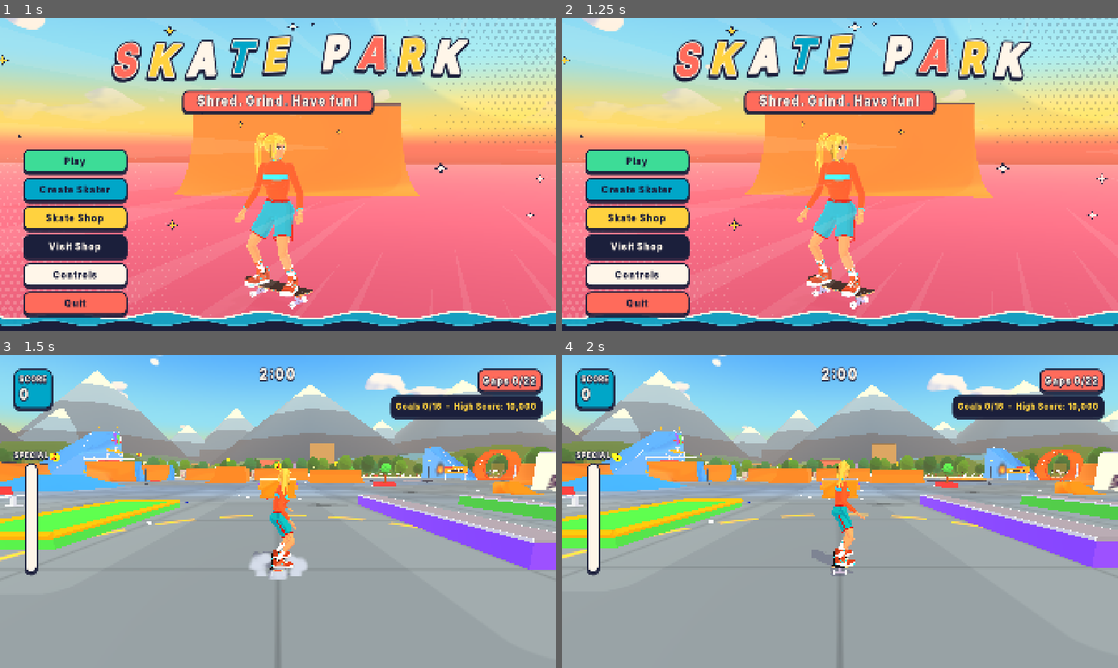
Above: before the commit, frames 1-4 (two rows, left to right).
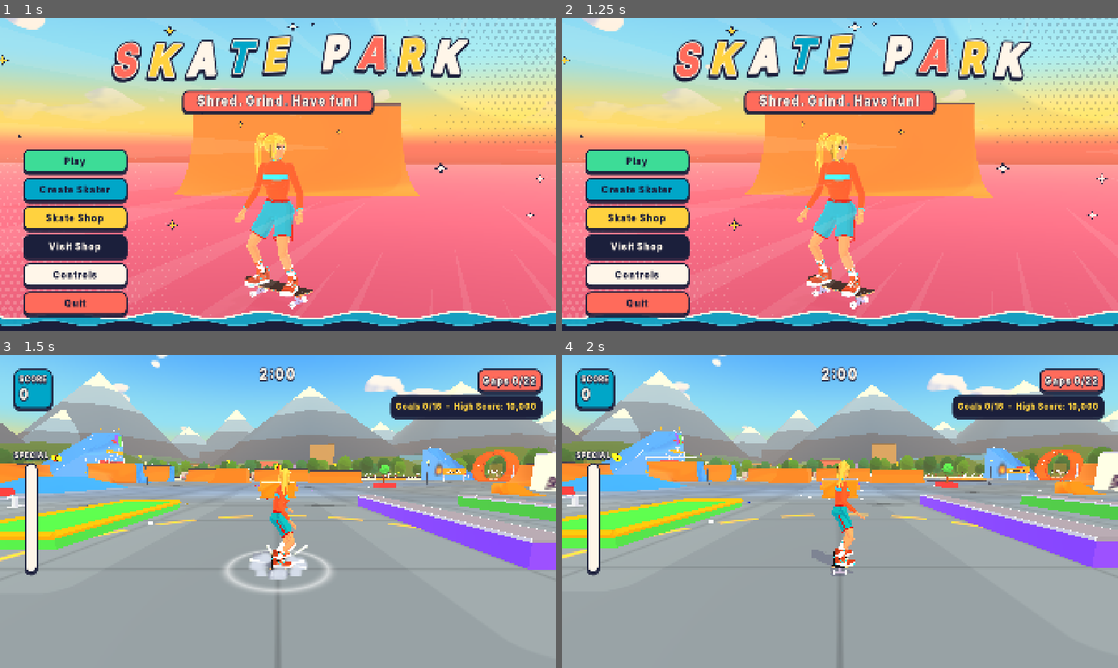
Above: after the commit, the same moments.

Repository: Proximo0/skate-park
Game: Godot game, scene res://game/ui/splash_screen.tscn
Two runs of this game, one before a commit and one after it. Both use one fixed random seed, a clock stepped at 60 frames per second and the inputs below.
Inputs (mouse positions are in pixels of both pictures, inside the frame that each line leads up to):
- Up to frame 1 (1 s): tap Enter (ui_accept) at 0.5, 0.77 s; move the mouse to (400, 158) at 0.52 s; hold D (move_right) from 0.53 s (still down); tap C (dismount) at 0.6 s; click (400, 158) at 0.67 s
- Up to frame 2 (1.25 s): keep holding D (move_right); tap Enter (ui_accept) at 1.07 s
- Up to frame 3 (1.5 s): release D (move_right) at 1.25 s; click "Play" at 1.25 s
- Up to frame 4 (2 s): no input

Frames 1-2 are identical in both runs. In frame 3, 6.4% of the frame differs, in the area x 0-100%, y 0-76%; in frame 4, nothing differs.

Commit message:
Feel: streak grind sparks, landing ring and burst with camera dip, CLEAN!/SKETCHY tags, speed streaks, tighter vert camera, bigger combo row, balance bar backplate
Co-Authored-By: Claude Opus 5.5 (1M context) <noreply@anthropic.com>
Claude-Session: https://claude.ai/code/session_01RMKNZ8eeWwfnKNQaLfHv9F

Diff:
--- a/game/camera/skate_camera.gd
+++ b/game/camera/skate_camera.gd
@@ -8,8 +8,8 @@
 
 const DISTANCE := 3.5  ## m behind the skater on the ground (was 4.5: the skater read ~100 px tall at 720p)
 const HEIGHT := 1.45  ## m above the skater: a lower, flatter angle shows the ground rushing past
-const VERT_DISTANCE := 6.0  ## air above a ramp lip or on a wall: still farther and higher so the landing stays in frame
-const VERT_HEIGHT := 3.0
+const VERT_DISTANCE := 5.0  ## air above a ramp lip or on a wall: still farther and higher so the landing stays in frame
+const VERT_HEIGHT := 2.5
 const LOOK_HEIGHT := 0.9
 const LOOK_AHEAD_FACTOR := 0.12  ## seconds of velocity projected ahead of the look point
 const LOOK_AHEAD_MAX := 1.5
@@ -29,6 +29,9 @@
 const FOV_CURVE := 1.6  ## > 1: subtle at cruise, stronger toward top speed
 const PUSH_DISTANCE := 0.9  ## extra m the camera trails behind at FOV_SPEED_HI (it eases back, so speed feels like a drag)
 const FOV_RATE := 4.0
+const PUNCH_TIME := 0.12  ## s: the landing dip and FOV punch, one short hit with no lingering shake
+const PUNCH_FOV := 4.0  ## degrees of extra FOV at the start of a landing punch
+const PUNCH_DIP := 0.14  ## m the camera drops at the start of a landing punch
 const RAY_UP := 1.0
 const RAY_DOWN := 40.0
 const WORLD_MASK := 1
@@ -43,6 +46,8 @@
 var _look: Vector3 = Vector3.ZERO
 var _fov: float = FOV_BASE
 var _push: float = 0.0
+var _punch: float = 0.0  ## 1 at the landing, decays to 0 over PUNCH_TIME
+var _punch_target: Skater
 
 
 static func yaw_from_facing(facing: Vector3) -> float:
@@ -112,6 +117,10 @@
 func _physics_process(delta: float) -> void:
 	if target == null or not is_instance_valid(target):
 		return
+	if _punch_target != target:
+		_punch_target = target
+		target.landed.connect(_on_landed)
+	_punch = maxf(_punch - delta / PUNCH_TIME, 0.0)
 	var grinding: bool = target.state.state == SkateState.State.GRIND
 	var bailing: bool = target.state.state == SkateState.State.BAIL
 	var steep: bool = target.board_up.y < 0.5 and not grinding
@@ -151,10 +160,16 @@
 	_look = damp_vec(_look, goal_look, LOOK_RATE, delta)
 	_fov = damp(_fov, fov_for_speed(target.speed), FOV_RATE, delta)
 
-	global_position = _cam_pos
-	fov = _fov
+	var hit: float = _punch * _punch
+	global_position = _cam_pos + Vector3.DOWN * PUNCH_DIP * hit
+	fov = _fov + PUNCH_FOV * hit
 	if not _cam_pos.is_equal_approx(_look):
 		look_at(_look, Vector3.UP)
+
+
+func _on_landed(result: String) -> void:
+	if result != "bail":
+		_punch = 1.0 if result == "clean" else 0.7
 
 
 ## Keeps the camera above the ground under it and out of walls between it and the look point.
--- a/game/fx/skate_fx.gd
+++ b/game/fx/skate_fx.gd
@@ -5,7 +5,11 @@
 ## bind(skater) makes this node a child of the skater. Board effects are placed each frame in the skater's
 ## Visual frame (-Z travel, +Y board up); the landing puff is placed once where it starts.
 
-const SPARK_MAX: int = 24
+const SPARK_MAX: int = 30
+const SPARK_LIFE: float = 0.24
+const RING_TIME: float = 0.38
+const RING_RADIUS: float = 1.7  ## m the landing ring grows to
+const BURST_COUNT: int = 12
 const SPARK_STEP_SPEED: float = 3.0  ## sparks come in steps of 6 as speed rises past each multiple of this
 const TRAIL_AMOUNT: int = 26
 const PUFF_RING_COUNT: int = 8
@@ -36,6 +40,12 @@
 var _stars_root: Node3D
 var _stars: Array[MeshInstance3D] = []
 var _sparks_amount: int = 0
+var _ring: MeshInstance3D
+var _ring_mat: StandardMaterial3D
+var _ring_t: float = 99.0
+var _ring_scale: float = 1.0
+var _burst: CPUParticles3D
+var _streaks: SpeedStreaks
 var _orbit_t: float = 0.0
 var _star_pop: float = 0.0
 
@@ -61,15 +71,32 @@
 	var dot: Texture2D = _dot_texture()
 	var particle_mat: StandardMaterial3D = _material(dot, BaseMaterial3D.BILLBOARD_PARTICLES, Color.WHITE, true)
 
-	_sparks = _emitter("GrindSparks", _quad(Vector2(0.07, 0.07)),
-		_material(null, BaseMaterial3D.BILLBOARD_PARTICLES, Color.WHITE, true), SPARK_MAX, 0.45)
+	var streak_mat: StandardMaterial3D = _material(_streak_texture(), BaseMaterial3D.BILLBOARD_DISABLED, Color.WHITE, true)
+	streak_mat.blend_mode = BaseMaterial3D.BLEND_MODE_ADD
+	var streak_mesh: ArrayMesh = _streak_mesh(0.05, 0.34)
+	_sparks = _emitter("GrindSparks", streak_mesh, streak_mat, SPARK_MAX, SPARK_LIFE)
+	_sparks.particle_flag_align_y = true  ## the streak lies along its velocity
 	_sparks.emission_shape = CPUParticles3D.EMISSION_SHAPE_BOX
-	_sparks.emission_box_extents = Vector3(0.08, 0.01, 0.3)
-	_sparks.direction = Vector3(0.0, 0.6, 1.0)  ## visual +Z is behind the skater
-	_sparks.spread = 22.0
-	_sparks.gravity = Vector3(0.0, -9.0, 0.0)
+	_sparks.emission_box_extents = Vector3(0.04, 0.01, 0.26)  ## spread along the board: both truck contact points
+	_sparks.direction = Vector3(0.0, 0.5, 1.0)  ## visual +Z is behind the skater
+	_sparks.spread = 28.0
+	_sparks.gravity = Vector3(0.0, -12.0, 0.0)
 	_sparks.color_ramp = _gradient(
-		PackedColorArray([Color(1.0, 1.0, 0.6, 1.0), Color(1.0, 0.6, 0.1, 1.0), Color(1.0, 0.4, 0.05, 0.0)]),
+		PackedColorArray([Color(1.0, 1.0, 0.85, 1.0), Color(1.0, 0.75, 0.25, 0.9), Color(1.0, 0.45, 0.1, 0.0)]),
+		PackedFloat32Array([0.0, 0.45, 1.0]))
+
+	_burst = _emitter("LandBurst", streak_mesh, streak_mat, BURST_COUNT, 0.3)
+	remove_child(_burst)
+	_burst.one_shot = true
+	_burst.explosiveness = 1.0
+	_burst.particle_flag_align_y = true
+	_burst.direction = Vector3.UP
+	_burst.spread = 75.0
+	_burst.initial_velocity_min = 2.5
+	_burst.initial_velocity_max = 4.5
+	_burst.gravity = Vector3(0.0, -9.0, 0.0)
+	_burst.color_ramp = _gradient(
+		PackedColorArray([Color(1.0, 1.0, 0.9, 1.0), Color(1.0, 0.9, 0.4, 0.8), Color(1.0, 0.8, 0.3, 0.0)]),
 		PackedFloat32Array([0.0, 0.5, 1.0]))
 
 	_trail = _emitter("SpecialTrail", _quad(Vector2(0.14, 0.14)), particle_mat, TRAIL_AMOUNT, 0.55)
@@ -106,6 +133,22 @@
 		_puff_root.add_child(p)
 		_puffs.append(p)
 
+	_puff_root.add_child(_burst)
+	_ring_mat = _material(_ring_texture(), BaseMaterial3D.BILLBOARD_DISABLED, Color.WHITE, false)
+	_ring = MeshInstance3D.new()
+	_ring.name = "LandRing"
+	_ring.mesh = _quad(Vector2(2.0, 2.0))
+	(_ring.mesh as QuadMesh).material = _ring_mat
+	_ring.rotation.x = -PI * 0.5
+	_ring.position = Vector3(0.0, 0.03, 0.0)
+	_ring.cast_shadow = GeometryInstance3D.SHADOW_CASTING_SETTING_OFF
+	_ring.visible = false
+	_puff_root.add_child(_ring)
+	_streaks = SpeedStreaks.new()
+	_streaks.name = "SpeedStreaks"
+	_streaks.skater = _skater
+	add_child(_streaks)
+
 	_stars_root = Node3D.new()
 	_stars_root.name = "BailStars"
 	_stars_root.top_level = true
@@ -134,6 +177,20 @@
 	_update_sparks(frame, st)
 	_update_trail(frame, st)
 	_update_stars(frame, st, delta)
+	_update_ring(delta)
+
+
+func _update_ring(delta: float) -> void:
+	if _ring_t > RING_TIME:
+		_ring.visible = false
+		return
+	_ring_t += delta
+	var k: float = clampf(_ring_t / RING_TIME, 0.0, 1.0)
+	var grow: float = 1.0 - pow(1.0 - k, 3.0)
+	_ring.visible = true
+	_ring.scale = Vector3.ONE * lerpf(0.25, RING_RADIUS * _ring_scale, grow)
+	var a: float = 1.0 - k
+	_ring_mat.albedo_color = Color(_ring_mat.albedo_color.r, _ring_mat.albedo_color.g, _ring_mat.albedo_color.b, a * a)
 
 
 func _update_sparks(frame: Transform3D, st: SkateState.State) -> void:
@@ -143,8 +200,8 @@
 	if want != _sparks_amount:
 		_sparks_amount = want
 		_sparks.amount = want
-	_sparks.initial_velocity_min = 1.5 + 0.3 * spd
-	_sparks.initial_velocity_max = 2.5 + 0.5 * spd
+	_sparks.initial_velocity_min = 2.0 + 0.3 * spd
+	_sparks.initial_velocity_max = 3.5 + 0.5 * spd
 	_sparks.emitting = st == SkateState.State.GRIND and spd > 0.5
 
 
@@ -174,7 +231,7 @@
 	_orbit_t = 0.0
 
 
-## Soft white dust ring at the feet. Clean landings give a bright puff, sketchy ones a greyer, denser one.
+## Soft white dust ring at the feet plus an expanding ground ring and a star burst of streaks. Clean landings give a bright puff, sketchy ones a greyer, denser one.
 func _on_landed(result: String) -> void:
 	if not _built or _skater == null or result == "bail":
 		return
@@ -188,11 +245,21 @@
 		p.color = col
 		p.emitting = false
 		p.emitting = true
-
-
-func _emitter(node_name: String, mesh: PrimitiveMesh, mat: StandardMaterial3D, amount: int,
+	_ring_t = 0.0
+	_ring_scale = 1.0 if clean else 0.7
+	var ring_col: Color = Color(1.0, 1.0, 1.0) if clean else Color(1.0, 0.8, 0.45)
+	_ring_mat.albedo_color = ring_col
+	_burst.amount = BURST_COUNT if clean else 7
+	_burst.emitting = false
+	_burst.emitting = true
+
+
+func _emitter(node_name: String, mesh: Mesh, mat: StandardMaterial3D, amount: int,
 		lifetime: float) -> CPUParticles3D:
-	mesh.material = mat
+	if mesh is PrimitiveMesh:
+		(mesh as PrimitiveMesh).material = mat
+	else:
+		mesh.surface_set_material(0, mat)
 	var p := CPUParticles3D.new()
 	p.name = node_name
 	p.mesh = mesh
@@ -225,6 +292,50 @@
 	m.vertex_color_use_as_albedo = vertex_tint
 	m.albedo_color = tint
 	return m
+
+
+## Streak texture: a bright head at the top (the velocity end) tapering to nothing, soft at the sides.
+func _streak_texture() -> ImageTexture:
+	var w: int = 16
+	var h: int = 64
+	var img: Image = Image.create(w, h, false, Image.FORMAT_RGBA8)
+	for y in range(h):
+		var along: float = float(y) / float(h - 1)  ## 0 head, 1 tail
+		var taper: float = pow(1.0 - along, 1.6)
+		for x in range(w):
+			var across: float = 1.0 - absf((float(x) + 0.5) / float(w) * 2.0 - 1.0)
+			var a: float = clampf(taper * pow(across, 0.8) * 1.4, 0.0, 1.0)
+			img.set_pixel(x, y, Color(1, 1, 1, a))
+	return ImageTexture.create_from_image(img)
+
+
+## Soft ring on a transparent square: bright thin band at ~80 percent of the radius.
+func _ring_texture() -> ImageTexture:
+	var n: int = 128
+	var img: Image = Image.create(n, n, false, Image.FORMAT_RGBA8)
+	for y in range(n):
+		for x in range(n):
+			var r: float = Vector2(float(x) + 0.5 - n * 0.5, float(y) + 0.5 - n * 0.5).length() / (n * 0.5)
+			var a: float = clampf(1.0 - absf(r - 0.78) / 0.16, 0.0, 1.0)
+			img.set_pixel(x, y, Color(1, 1, 1, a * a))
+	return ImageTexture.create_from_image(img)
+
+
+## Two crossed quads along Y so a velocity-aligned streak reads from any side. UV v=0 is the head (+Y).
+func _streak_mesh(width: float, length: float) -> ArrayMesh:
+	var st := SurfaceTool.new()
+	st.begin(Mesh.PRIMITIVE_TRIANGLES)
+	for plane in range(2):
+		var side: Vector3 = Vector3.RIGHT if plane == 0 else Vector3.BACK
+		var hw: float = width * 0.5
+		var hl: float = length * 0.5
+		var corners: Array[Vector3] = [-side * hw + Vector3.UP * hl, side * hw + Vector3.UP * hl,
+			side * hw - Vector3.UP * hl, -side * hw - Vector3.UP * hl]
+		var uvs: Array[Vector2] = [Vector2(0, 0), Vector2(1, 0), Vector2(1, 1), Vector2(0, 1)]
+		for i in [0, 1, 2, 0, 2, 3]:
+			st.set_uv(uvs[i])
+			st.add_vertex(corners[i])
+	return st.commit()
 
 
 ## Soft round dot: white centre fading to transparent at the edge.
--- /dev/null
+++ b/game/fx/speed_streaks.gd
@@ -0,0 +1,82 @@
+class_name SpeedStreaks
+extends CanvasLayer
+## Camera-attached speed lines: thin radial streaks that rush outward at the screen edges, fading in above
+## FADE_LO m/s. Drawn by one canvas shader on a full-screen rect, below the HUD. Subtle, no shake.
+
+const FADE_LO: float = 12.0
+const FADE_HI: float = 24.0
+const MAX_ALPHA: float = 0.55
+
+const SHADER_CODE: String = """
+shader_type canvas_item;
+uniform float intensity = 0.0;
+uniform float aspect = 1.78;
+uniform float scroll = 0.0;
+float hash(float n) { return fract(sin(n * 127.1) * 43758.5453); }
+void fragment() {
+	vec2 p = (UV - 0.5) * vec2(aspect, 1.0);
+	float r = length(p) / (0.5 * sqrt(aspect * aspect + 1.0));
+	float ang = atan(p.y, p.x);
+	float cells = 90.0;
+	float f = (ang / 6.2831853 + 0.5) * cells;
+	float id = floor(f);
+	float d = abs(fract(f) - 0.5);
+	float h = hash(id);
+	float width = 0.05 + 0.08 * hash(id + 7.0);
+	float line = smoothstep(width, 0.0, d);
+	float phase = fract(scroll * (0.8 + h) + h * 5.0);
+	float s = fract(r * 1.3 - phase);
+	float seg = smoothstep(0.0, 0.08, s) * (1.0 - smoothstep(0.08, 0.3, s));
+	float edge = smoothstep(0.42, 0.85, r);
+	float on = step(0.45, hash(id + 3.0));
+	COLOR = vec4(1.0, 1.0, 1.0, line * seg * edge * on * intensity);
+}
+"""
+
+var skater: Skater
+
+var _rect: ColorRect
+var _mat: ShaderMaterial
+var _scroll: float = 0.0
+var _level: float = 0.0
+
+
+## 0 below FADE_LO, 1 at FADE_HI and above; smooth in between.
+static func level_for_speed(speed: float) -> float:
+	return smoothstep(FADE_LO, FADE_HI, speed)
+
+
+func _init() -> void:
+	layer = 5
+
+
+func _ready() -> void:
+	var sh := Shader.new()
+	sh.code = SHADER_CODE
+	_mat = ShaderMaterial.new()
+	_mat.shader = sh
+	_rect = ColorRect.new()
+	_rect.set_anchors_preset(Control.PRESET_FULL_RECT)
+	_rect.mouse_filter = Control.MOUSE_FILTER_IGNORE
+	_rect.material = _mat
+	_rect.visible = false
+	add_child(_rect)
+
+
+func _process(delta: float) -> void:
+	if _rect == null:
+		return
+	var goal: float = 0.0
+	if skater != null and is_instance_valid(skater):
+		var st: SkateState.State = skater.state.state
+		if st != SkateState.State.WALK and st != SkateState.State.BAIL:
+			goal = level_for_speed(skater.speed)
+	_level = SkateCamera.damp(_level, goal, 4.0, delta)
+	_rect.visible = _level > 0.01
+	if not _rect.visible:
+		return
+	_scroll += delta * (1.0 + _level * 1.5)
+	var vp: Vector2 = get_viewport().get_visible_rect().size
+	_mat.set_shader_parameter("intensity", _level * MAX_ALPHA)
+	_mat.set_shader_parameter("aspect", vp.x / maxf(vp.y, 1.0))
+	_mat.set_shader_parameter("scroll", _scroll)
--- a/game/ui/hud.gd
+++ b/game/ui/hud.gd
@@ -8,7 +8,11 @@
 const COUNT_RATE: float = 3.0  ## exponential approach speed of the score count-up, per second
 const FLOAT_RISE: float = 110.0
 const FLOAT_TIME: float = 1.3
-const TRICK_HOLD: float = 0.9
+const TRICK_HOLD: float = 0.9  ## s the big trick text stays after landing (it holds while still airborne)
+const COMBO_TRICK_SIZE: int = 45  ## combo row, 25 percent bigger than SIZE_BODY / SIZE_BIG
+const COMBO_PTS_SIZE: int = 68
+const LAND_TAG_CLEAN: Color = Color(0.35, 0.95, 1.0)
+const LAND_TAG_SKETCHY: Color = Color(1.0, 0.55, 0.2)
 const BANNER_HOLD: float = 2.2
 const SPECIAL_W: int = 44
 const SPECIAL_H: int = 380
@@ -16,7 +20,7 @@
 const BAL_H: int = 40
 const BAL_TALL_W: int = 40
 const BAL_TALL_H: int = 320
-const BAL_HORIZ_Y: float = 0.36  ## screen height fraction for the horizontal balance meter
+const BAL_HORIZ_Y: float = 0.15  ## screen height fraction for the horizontal balance meter
 const BAL_MANUAL_X: float = 300.0  ## pixels right of centre for the manual (vertical) meter
 const TRICK_Y: float = 0.255
 const FLOAT_Y: float = 0.78
@@ -40,7 +44,8 @@
 var _fill_style: StyleBoxFlat
 var _special_glow: Panel
 var _special_title: Label
-var _bal_box: VBoxContainer
+var _bal_box: PanelContainer
+var _bal_col: VBoxContainer
 var _bal_title: Label
 var _bal_view: HudBalanceView
 var _trick_pop: AnimeText
@@ -50,6 +55,10 @@
 var _banner_tween: Tween
 var _banner_queue: PackedStringArray = PackedStringArray()
 var _banner_busy: bool = false
+var _trick_hold_left: float = 0.0
+var _trick_shown: bool = false
+var _land_result: String = "clean"
+var _land_points: int = -1
 
 
 ## Balance meter drawn in code: a track, a sweet-spot band, a centre tick and a needle.
@@ -133,6 +142,8 @@
 		s.trick_started.connect(_on_trick_started)
 	if not s.combo_landed.is_connected(_on_combo_landed):
 		s.combo_landed.connect(_on_combo_landed)
+	if not s.landed.is_connected(_on_landed):
+		s.landed.connect(_on_landed)
 	if not s.combo_bailed.is_connected(_on_combo_bailed):
 		s.combo_bailed.connect(_on_combo_bailed)
 	if not s.gap_hit.is_connected(_on_gap_hit):
@@ -144,6 +155,8 @@
 		s.trick_started.disconnect(_on_trick_started)
 	if s.combo_landed.is_connected(_on_combo_landed):
 		s.combo_landed.disconnect(_on_combo_landed)
+	if s.landed.is_connected(_on_landed):
+		s.landed.disconnect(_on_landed)
 	if s.combo_bailed.is_connected(_on_combo_bailed):
 		s.combo_bailed.disconnect(_on_combo_bailed)
 	if s.gap_hit.is_connected(_on_gap_hit):
@@ -202,6 +215,24 @@
 	_update_combo(combo)
 	_update_special()
 	_update_balance()
+	_update_trick_hold(delta)
+
+
+## The big trick text holds while the skater is still in the air, then fades TRICK_HOLD after touchdown.
+func _update_trick_hold(delta: float) -> void:
+	if not _trick_shown:
+		return
+	var airborne: bool = _skater.state.state == SkateState.State.AIR
+	if airborne:
+		_trick_hold_left = TRICK_HOLD
+		return
+	_trick_hold_left -= delta
+	if _trick_hold_left <= 0.0:
+		_trick_shown = false
+		if _trick_tween != null and _trick_tween.is_valid():
+			_trick_tween.kill()
+		_trick_tween = create_tween()
+		_trick_tween.tween_property(_trick_pop, "modulate:a", 0.0, 0.35)
 
 
 func _update_combo(combo: Combo) -> void:
@@ -335,10 +366,10 @@
 	_anchor_bottom_centre(_combo_box)
 	_combo_box.visible = false
 	_root.add_child(_combo_box)
-	_combo_trick = UiStyle.label("", UiStyle.SIZE_BODY, UiStyle.WHITE)
+	_combo_trick = UiStyle.label("", COMBO_TRICK_SIZE, UiStyle.WHITE)
 	_combo_trick.horizontal_alignment = HORIZONTAL_ALIGNMENT_CENTER
 	_combo_box.add_child(_combo_trick)
-	_combo_pts = AnimeText.new("", UiStyle.SIZE_BIG, UiStyle.SUNSHINE)
+	_combo_pts = AnimeText.new("", COMBO_PTS_SIZE, UiStyle.SUNSHINE)
 	_combo_pts.impact_lines = false
 	_combo_pts.size_flags_horizontal = Control.SIZE_SHRINK_CENTER
 	_combo_box.add_child(_combo_pts)
@@ -401,18 +432,22 @@
 
 
 func _build_balance() -> void:
-	_bal_box = VBoxContainer.new()
-	_bal_box.add_theme_constant_override("separation", 6)
+	_bal_box = PanelContainer.new()  ## dark backplate so scenery text never shows through the meter
+	_bal_box.theme_type_variation = SkateThemeBuilder.PNL_NAVY
 	_bal_box.mouse_filter = Control.MOUSE_FILTER_IGNORE
 	_bal_box.visible = false
 	_root.add_child(_bal_box)
+	_bal_col = VBoxContainer.new()
+	_bal_col.add_theme_constant_override("separation", 6)
+	_bal_col.mouse_filter = Control.MOUSE_FILTER_IGNORE
+	_bal_box.add_child(_bal_col)
 	_bal_title = UiStyle.label("BALANCE", UiStyle.SIZE_SMALL, UiStyle.WHITE)
 	_bal_title.horizontal_alignment = HORIZONTAL_ALIGNMENT_CENTER
-	_bal_box.add_child(_bal_title)
+	_bal_col.add_child(_bal_title)
 	_bal_view = HudBalanceView.new()
 	_bal_view.mouse_filter = Control.MOUSE_FILTER_IGNORE
 	_bal_view.size_flags_horizontal = Control.SIZE_SHRINK_CENTER
-	_bal_box.add_child(_bal_view)
+	_bal_col.add_child(_bal_view)
 	_apply_balance_layout(false)
 
 
@@ -444,8 +479,48 @@
 	_pop_trick(str(trick.get("name", "")))
 
 
+## combo_landed and the skater's landed signal fire in the same frame in either order, so both are folded
+## together once the frame's emits are done.
 func _on_combo_landed(points: int, _text: String) -> void:
-	_spawn_float("+%s!" % format_points(points), UiStyle.LIME, false, UiStyle.SIZE_TITLE)
+	_land_points = points
+	_flush_landing.call_deferred()
+
+
+func _on_landed(result: String) -> void:
+	_land_result = result
+
+
+func _flush_landing() -> void:
+	if _land_points < 0:
+		return
+	var pts: int = _land_points
+	_land_points = -1
+	var sketchy: bool = _land_result == "sketchy"
+	_land_result = "clean"
+	var size: int = land_size(pts)
+	_spawn_float("+%s!" % format_points(pts), LAND_TAG_SKETCHY if sketchy else UiStyle.LIME, false, size)
+	_spawn_tag("SKETCHY" if sketchy else "CLEAN!", LAND_TAG_SKETCHY if sketchy else LAND_TAG_CLEAN, sketchy)
+
+
+## Font size of the +N! pop: grows with the combo, from SIZE_BIG up to 1.5 x SIZE_TITLE.
+static func land_size(points: int) -> int:
+	var t: float = clampf(float(points) / 3000.0, 0.0, 1.0)
+	return int(lerpf(float(UiStyle.SIZE_BIG) * 1.1, float(UiStyle.SIZE_TITLE) * 1.4, t))
+
+
+## A small CLEAN! / SKETCHY tag that pops above the points and fades.
+func _spawn_tag(text: String, color: Color, wobble: bool) -> void:
+	var lbl: AnimeText = AnimeText.new(text, UiStyle.SIZE_BODY, color)
+	lbl.tilt_degrees = 6.0 if wobble else -6.0
+	lbl.impact_lines = false
+	_anchor_point(lbl, 0.5, FLOAT_Y - 0.09)
+	_fx.add_child(lbl)
+	lbl.pop(text)
+	var move := lbl.create_tween().set_parallel(true)
+	move.tween_property(lbl, "offset_top", -FLOAT_RISE * 0.6, FLOAT_TIME).set_trans(Tween.TRANS_QUAD).set_ease(Tween.EASE_OUT)
+	move.tween_property(lbl, "offset_bottom", -FLOAT_RISE * 0.6, FLOAT_TIME).set_trans(Tween.TRANS_QUAD).set_ease(Tween.EASE_OUT)
+	move.tween_property(lbl, "modulate:a", 0.0, FLOAT_TIME * 0.5).set_delay(FLOAT_TIME * 0.5)
+	move.finished.connect(lbl.queue_free)
 
 
 func _on_combo_bailed(_text: String) -> void:
@@ -461,15 +536,15 @@
 	if _trick_tween != null and _trick_tween.is_valid():
 		_trick_tween.kill()
 	_trick_pop.pop(text.to_upper())
-	_trick_tween = create_tween()
-	_trick_tween.tween_interval(TRICK_HOLD)
-	_trick_tween.tween_property(_trick_pop, "modulate:a", 0.0, 0.35)
+	_trick_shown = true
+	_trick_hold_left = TRICK_HOLD
 
 
 ## A word that floats up from the combo area and fades. Wobbly text rocks side to side.
 func _spawn_float(text: String, color: Color, wobble: bool, size: int) -> void:
 	var lbl: AnimeText = AnimeText.new(text, size, color)
 	lbl.tilt_degrees = 5.0 if wobble else -5.0
+	lbl.impact_lines = size <= UiStyle.SIZE_TITLE  ## big points would throw a screen-filling burst
 	_anchor_point(lbl, 0.5, FLOAT_Y)
 	_fx.add_child(lbl)
 	lbl.pop(text)
Not shown, added: game/fx/speed_streaks.gd.uid
